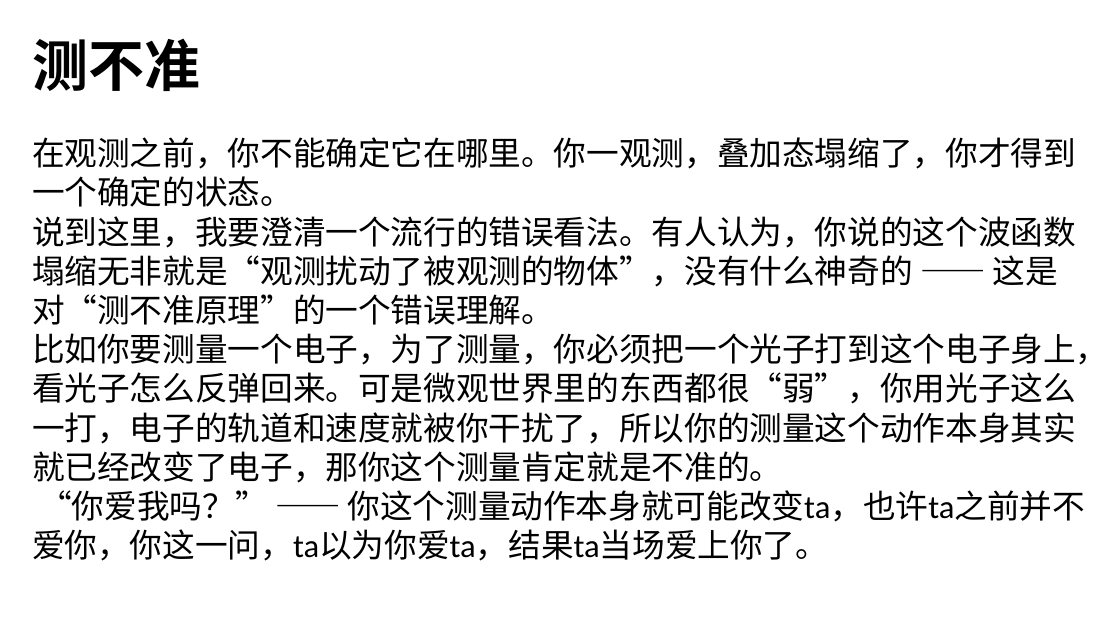
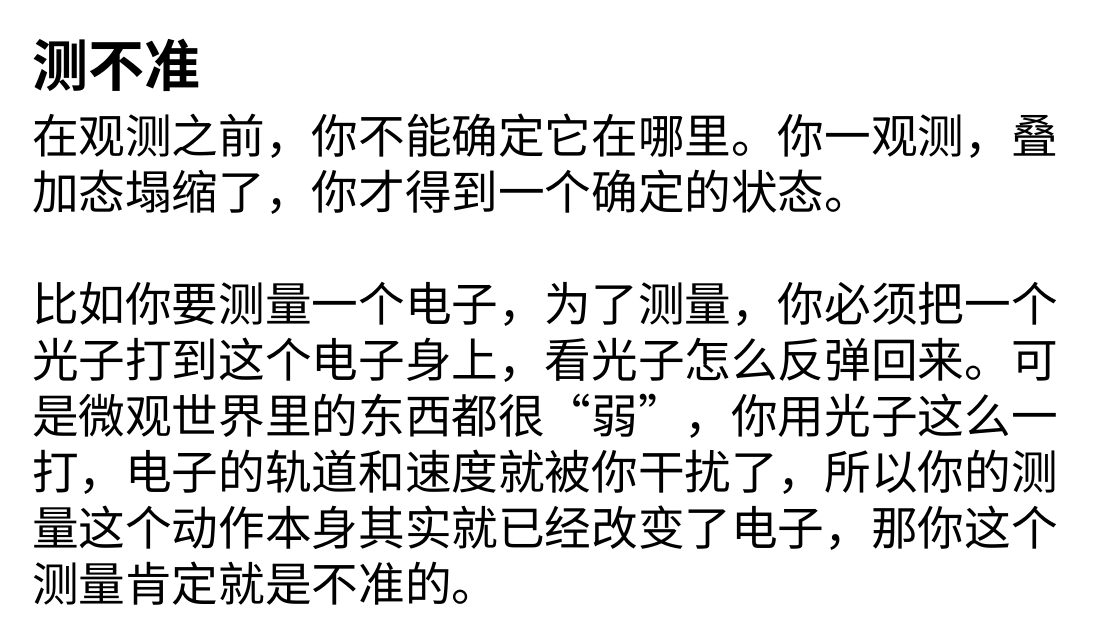
Before and after one commit to FredJiangFei/MyDocuments, a slide deck: slide 6 of 其他/薛定谔的猫/薛定谔的猫 - 副本.pptx (slide 5 before the commit). Drawn at 1120x630 pixels with LibreOffice and Linux fonts; fonts in the diff are those of the drawing. Boxes give left, top, right and bottom in pixels: in the first picture for what was removed or moved away, otherwise in the second. Text is boxed around its words. In the diff, an @@ line names an element or a change of style, - is before the commit and + after.

```diff
--- a/其他/薛定谔的猫/薛定谔的猫 - 副本.pptx
+++ b/其他/薛定谔的猫/薛定谔的猫 - 副本.pptx
@@ text "在观测之前，你不能确定它在哪里。你一观测，叠加态塌缩了，你才得到一个确定的状态。": place and size @@
-text "在观测之前，你不能确定它在哪里。你一观测，叠加态塌缩了，你才得到一个确定的状态。" at [32, 137, 1108, 561]
+text "在观测之前，你不能确定它在哪里。你一观测，叠加态塌缩了，你才得到一个确定的状态。" at [32, 113, 1058, 605]
@@ text "在观测之前，你不能确定它在哪里。你一观测，叠加态塌缩了，你才得到一个确定的状态。" at [32, 113, 1058, 605]: size 28 to 40 pt @@
@@ text at [32, 216, 1076, 325]: paragraph removed @@
-说到这里，我要澄清一个流行的错误看法。有人认为，你说的这个波函数塌缩无非就是“观测扰动了被观测的物体”，没有什么神奇的 —— 这是对“测不准原理”的一个错误理解。
@@ text at [32, 490, 1085, 561]: paragraph removed @@
-“你爱我吗？” —— 你这个测量动作本身就可能改变ta，也许ta之前并不爱你，你这一问，ta以为你爱ta，结果ta当场爱上你了。
```
Also in this commit, not shown: 6 other slides changed, 3 slides added.
